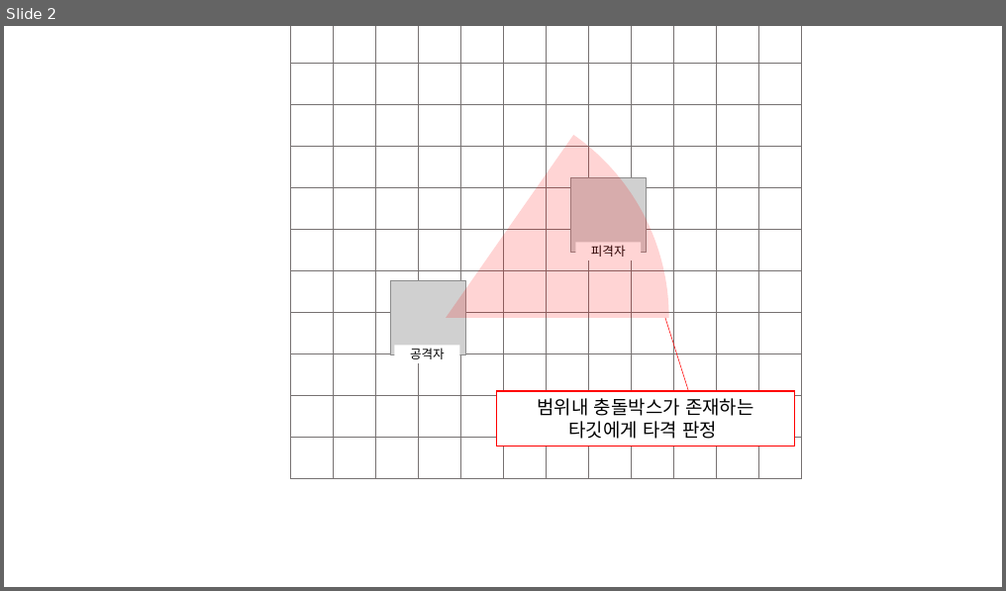
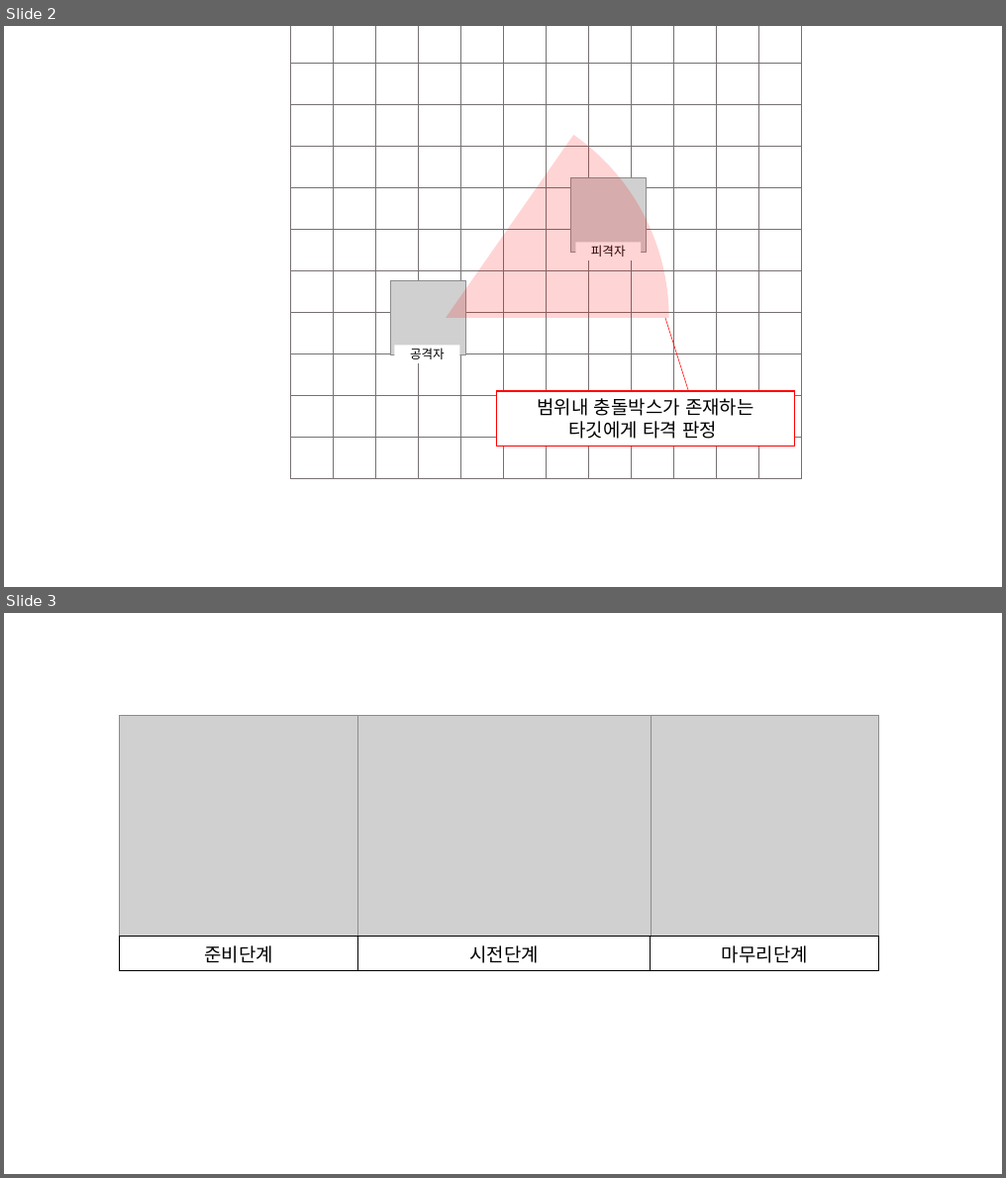
Before and after one commit to healjoo/smallprecious, a slide deck: 로스트아크 역분석/경로 이미지/경로.pptx. Shown one above the other, each under a label of ours: slide 2 before the commit, slides 2 and 3 after it. The pictures are 1006x591 and 1006x1178 pixels, drawn with LibreOffice and Linux fonts; fonts in the diff are those of the drawing; grey boxes stand for pictures. Boxes give left, top, right and bottom in pixels: in the first picture for what was removed or moved away, otherwise in the second. Text is boxed around its words. In the diff, an @@ line names an element or a change of style, - is before the commit and + after.

```diff
--- a/로스트아크 역분석/경로 이미지/경로.pptx
+++ b/로스트아크 역분석/경로 이미지/경로.pptx
@@ slide 3 added at box(4, 613, 1002, 1174), background #FFFFFF @@
@@ picture added at box(120, 716, 358, 937) @@
@@ picture added at box(358, 716, 650, 937) @@
@@ picture added at box(650, 715, 879, 937) @@
@@ table added at box(120, 937, 880, 967), 1 rows, 3 columns @@
+준비단계 | 시전단계 | 마무리단계
```
Also in this commit, not shown: 4 other files.
